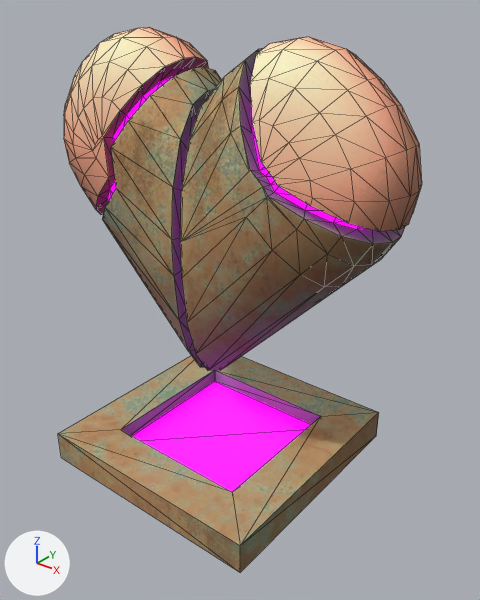
One commit to the glTF model NikkiFuego/steampunkPickupHealth.glb: the scene before it, then after it.
The view is the same before and after, from a 50 mm lens placed at (0.754, -0.883, 0.914), pointed at (0.045, 0.004, 0.364). Lighting does not change. The marker at lower left points along +X, +Y and +Z. Mesh edges are drawn as thin lines. Objects named as collision shapes, trigger or cutter boxes, shadow casters or lower levels of detail are left out. Where no turn or scale is listed for an object, it has been applied to the vertices. Vertices at the same position are counted once.

Objects in the first picture: 'steampunkPickupHealth'.
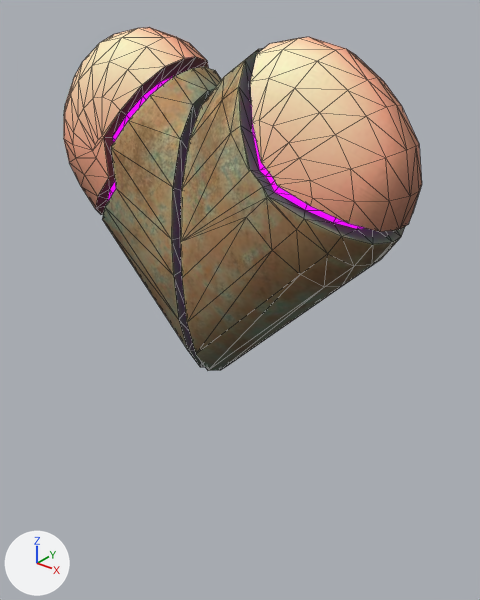
Commit message: fix: steampunk pickup fixes

The change, as a list of edits to the scene's bpy script:
```text
Change mat_steampunkneon4:
    mat_steampunkneon4.emission_strength: 3.996 -> 1.0
Change me_cube_005:
    where me_cube_005.from_pydata(...)  # 432 vertices, 856 faces; spans x -0.37..0.37, y -0.242..0.242, z 0.0..0.834
    used by ob_steampunkpickuphealth; location = (0.0, 0.0, 0.0)
    me_cube_005 part 1: the loose piece of 16 vertices spanning x -0.242..0.242, y -0.242..0.242, z 0.0..0.062 is deleted
```

Changed parts and their boxes (x1, y1, x2, y2) in the pictures (480 x 600 px):
'steampunkPickupHealth', surface changed, reshaped (37% shorter): before (58, 27, 422, 572); after (64, 27, 422, 371)
part 1 of me_cube_005, deleted: before (58, 356, 379, 572)
